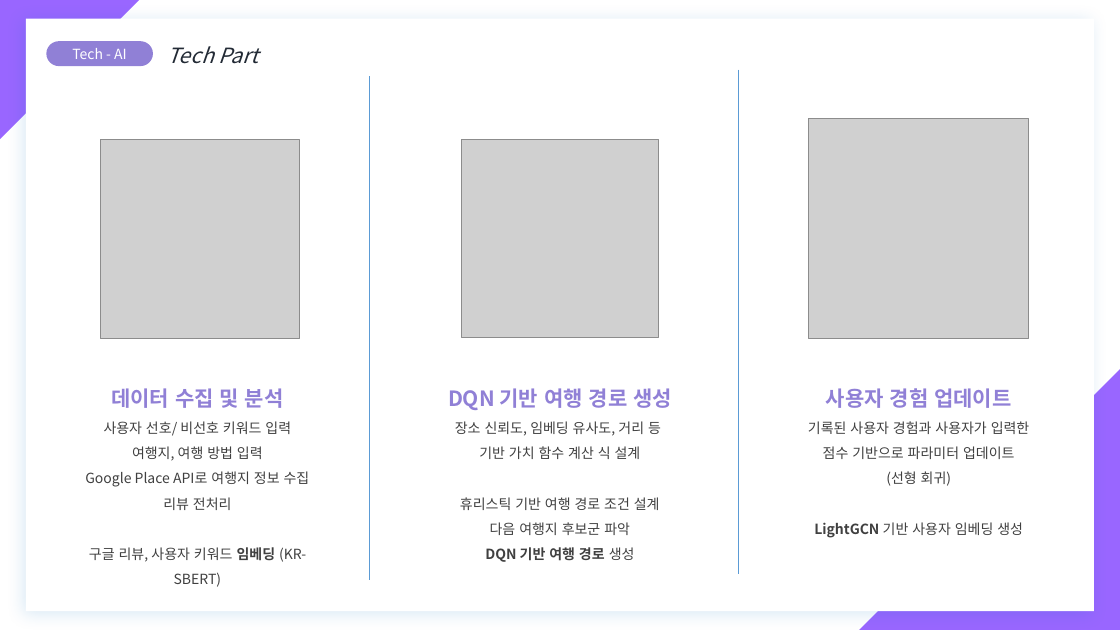
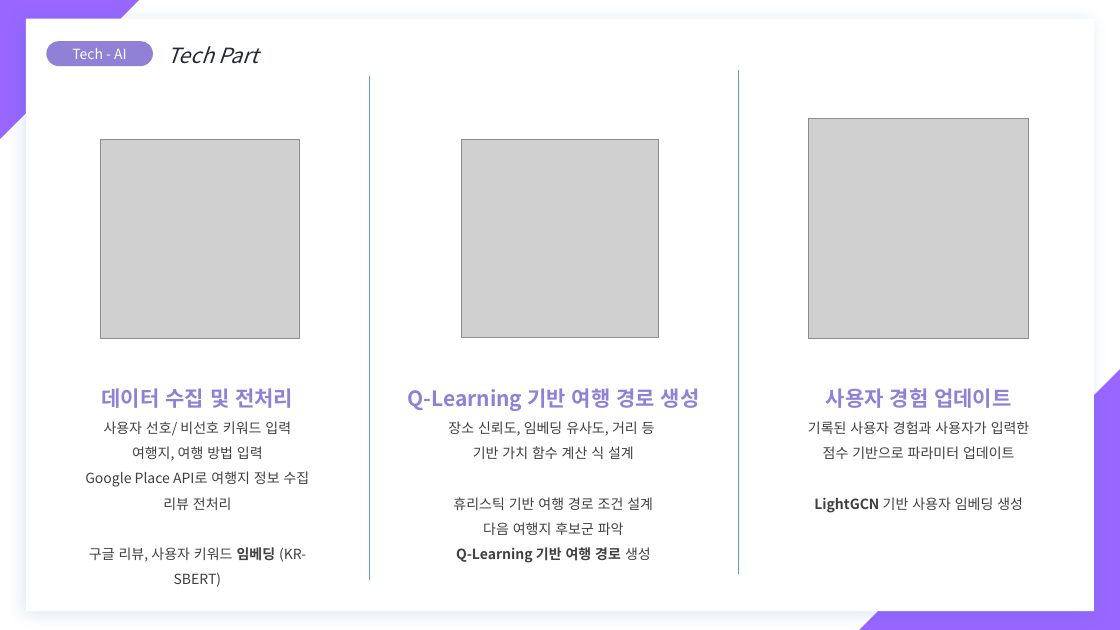
Before and after one commit to YeongIn-Hwang/2025_AI_Academic-Festival, a slide deck: slide 8 of Voyage.pptx. Drawn at 1120x630 pixels with LibreOffice and Linux fonts; fonts in the diff are those of the drawing; grey boxes stand for pictures. Boxes give left, top, right and bottom in pixels: in the first picture for what was removed or moved away, otherwise in the second. Text is boxed around its words. In the diff, an @@ line names an element or a change of style, - is before the commit and + after.

```diff
--- a/Voyage.pptx
+++ b/Voyage.pptx
@@ text at box(102, 388, 293, 408): text changed @@
-데이터 수집 및 분석
+데이터 수집 및 전처리
@@ text "Q-Learning 기반 여행 경로 생성": place and size @@
-text "Q-Learning 기반 여행 경로 생성" at box(448, 388, 672, 562)
+text "Q-Learning 기반 여행 경로 생성" at box(407, 388, 700, 563)
@@ text at box(407, 388, 700, 411): text changed @@
-DQN 기반 여행 경로 생성
+Q-Learning 기반 여행 경로 생성
@@ text at box(886, 471, 952, 486): paragraph removed @@
-(선형 회귀)
@@ text at box(456, 547, 651, 563): text changed @@
-DQN 기반 여행 경로 생성
+Q-Learning 기반 여행 경로 생성
```
Also in this commit, not shown: 1 other slide changed, 6 slides added, 5 slides removed, 3 other files.
